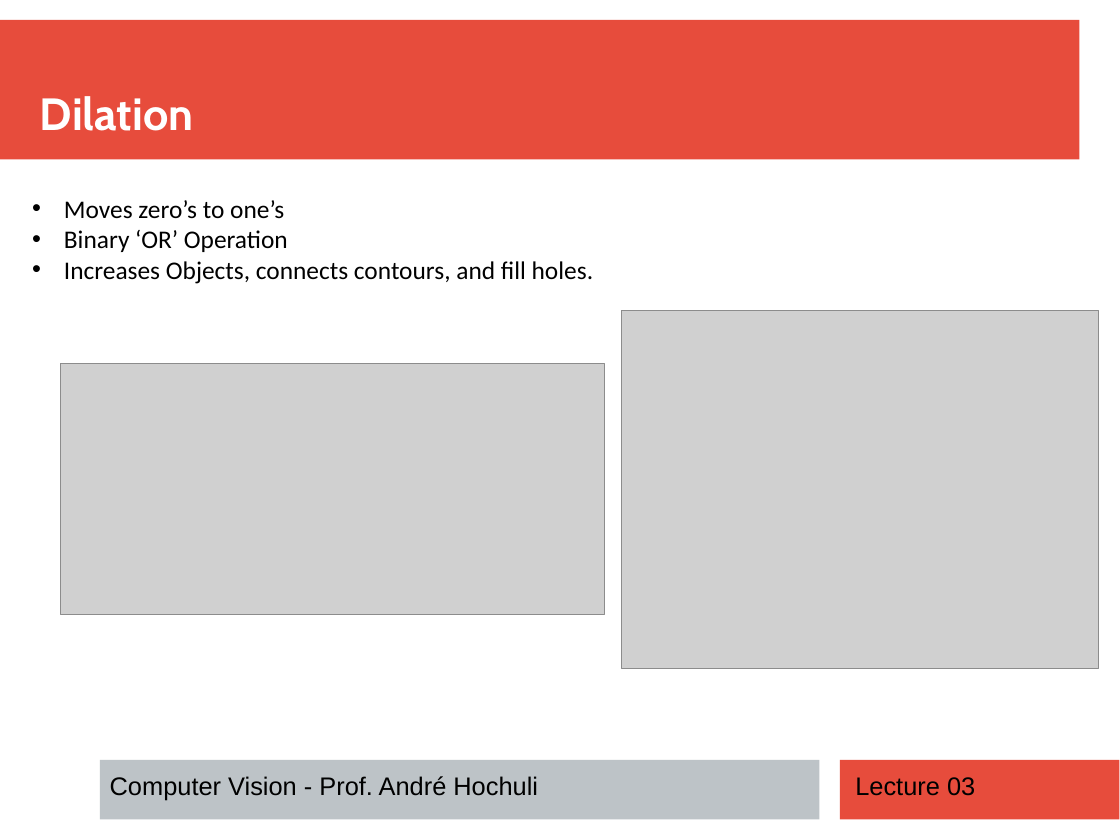
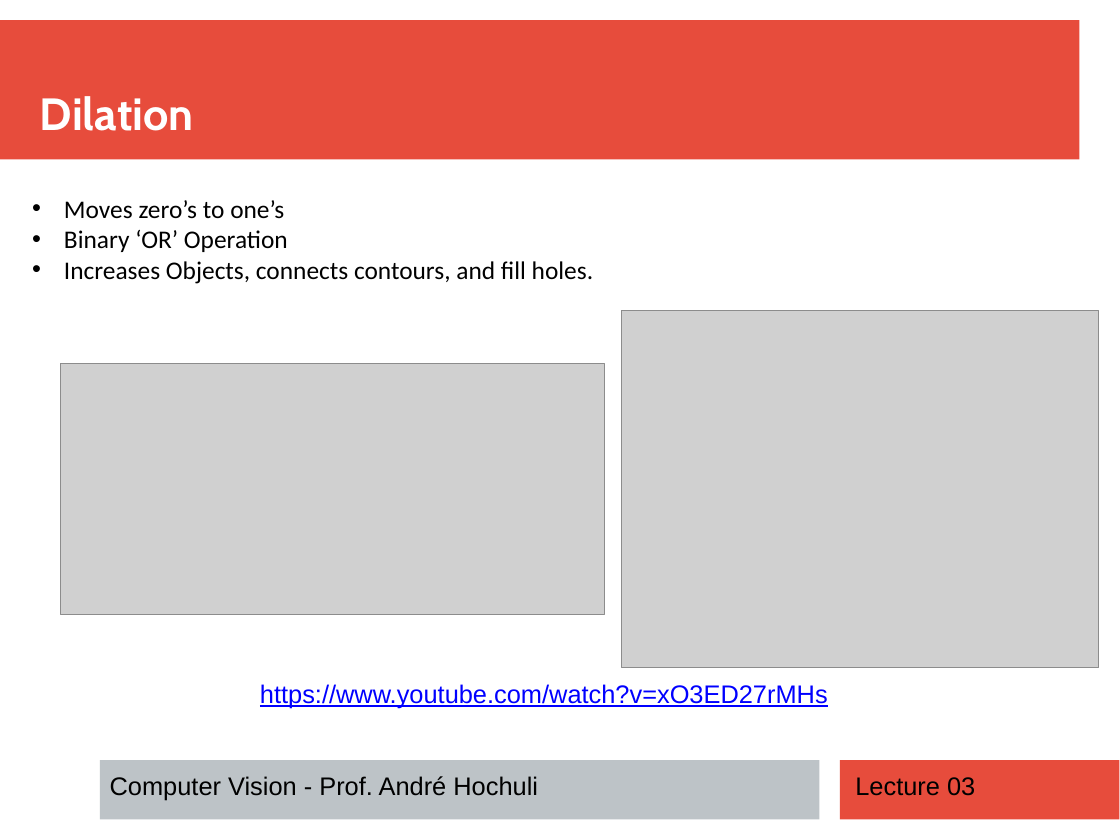
Before and after one commit to andrehochuli/teaching, a slide deck: slide 13 of ComputerVision/Lecture 03 - Morphology/Lecture 03 - Morphology.pptx (slide 6 before the commit). Drawn at 1120x840 pixels with LibreOffice and Linux fonts; fonts in the diff are those of the drawing; grey boxes stand for pictures. Boxes give left, top, right and bottom in pixels: in the first picture for what was removed or moved away, otherwise in the second. Text is boxed around its words. In the diff, an @@ line names an element or a change of style, - is before the commit and + after.

```diff
--- a/ComputerVision/Lecture 03 - Morphology/Lecture 03 - Morphology.pptx
+++ b/ComputerVision/Lecture 03 - Morphology/Lecture 03 - Morphology.pptx
@@ text added at <box>260,684,828,708</box>, 18 pt, text #0000FF, underline @@
+https://www.youtube.com/watch?v=xO3ED27rMHs
```
Also in this commit, not shown: 4 other slides changed, 7 slides added, 2 other files.
